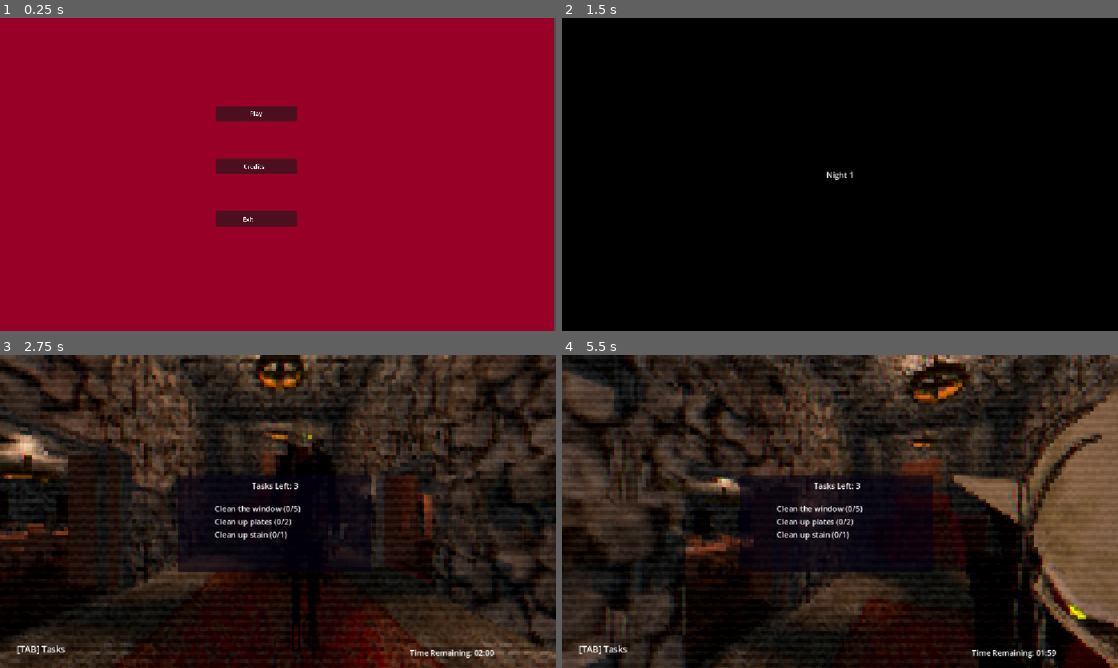
Above: before the commit, frames 1-4 (two rows, left to right).
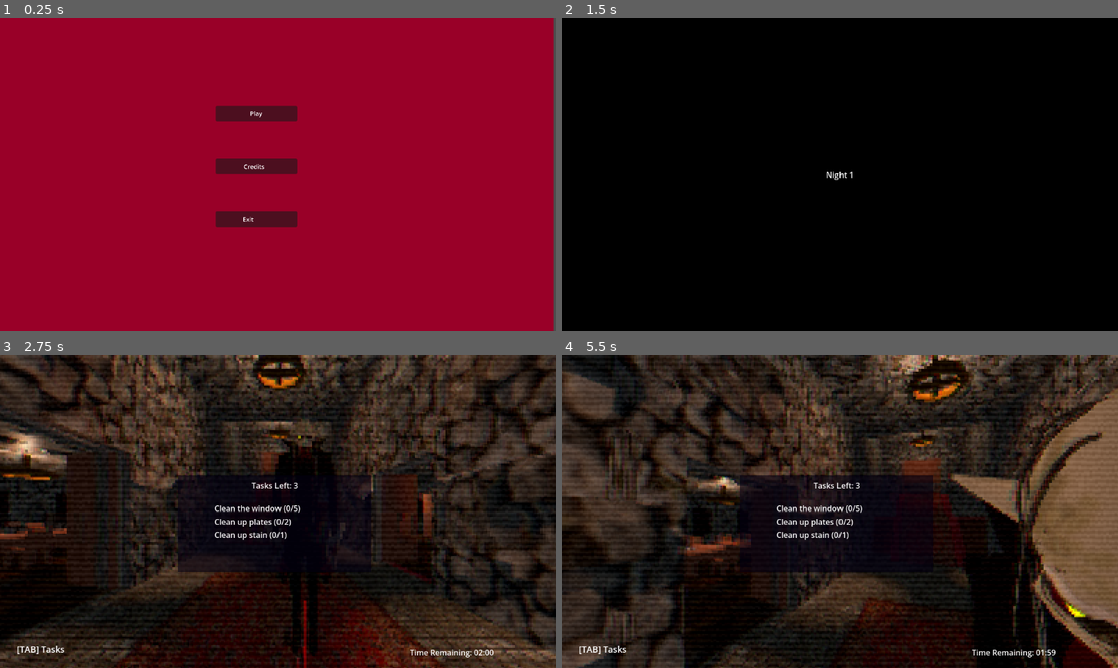
Above: after the commit, the same moments.

Repository: MichaelRRyan/gmtk-2026-countdown
Game: Godot game, scene res://screens/main_menu.tscn
Same seed, same stepped clock (60 frames per second), same inputs: the game is played once before the commit and once after it.
Inputs (mouse positions are in pixels of both pictures, inside the frame that each line leads up to):
- Up to frame 1 (0.25 s): no input
- Up to frame 2 (1.5 s): click "Play" at 0.5 s; tap Enter at 1.25 s; move the mouse to (867, 174) at 1.27 s; press the mouse at (867, 174) at 1.28 s; hold W (move_forward) from 1.28 s (still down)
- Up to frame 3 (2.75 s): keep holding W (move_forward); tap Space (jump) at 1.52, 2, 2.27 s; move the mouse to (250, 511) at 2.02 s; release the mouse at (250, 511) at 2.03 s; tap Tab (show_tasks) at 2.1 s
- Up to frame 4 (5.5 s): keep holding W (move_forward); move the mouse to (851, 505) at 2.77 s; press the mouse at (851, 505) at 2.78 s; move the mouse to (834, 517) at 3.52 s; release the mouse at (834, 517) at 3.53 s; tap Tab (show_tasks) at 3.6, 5.1 s; tap Space (jump) at 3.77, 4.52, 5.27 s; move the mouse to (878, 514) at 4.27 s; press the mouse at (878, 514) at 4.28 s; move the mouse to (795, 508) at 5.02 s; release the mouse at (795, 508) at 5.03 s

The runs differ from the first frame. In frame 1, 0.4% of the frame differs, in the area x 38-100%, y 0-100%; in frame 2, less than 0.1%; in frame 3, 10%, in the area x 0-100%, y 0-100%; in frame 4, 10%.

Commit message:
Added some audio

Diff:
--- /dev/null
+++ b/Audio/audio_players.tscn
@@ -0,0 +1,10 @@
+[gd_scene format=3 uid="uid://cs2nw6lbu83dr"]
+
+[ext_resource type="AudioStream" uid="uid://bwfnlp5eisdrf" path="res://Audio/Ambience/rain.wav" id="1_cjtyo"]
+
+[node name="AudioPlayers" type="Node3D" unique_id=1913657729]
+
+[node name="AudioStreamPlayer" type="AudioStreamPlayer" parent="." unique_id=868426030]
+stream = ExtResource("1_cjtyo")
+volume_db = 10.0
+autoplay = true
--- /dev/null
+++ b/Features/Player/FootstepAudioPlayer/footstep_audio_player.gd
@@ -0,0 +1,46 @@
+extends Node3D
+
+@onready var _wood_footsteps = [
+	preload("res://Audio/SFX/step_wood_0.wav"),
+	preload("res://Audio/SFX/step_wood_1.wav"),
+	preload("res://Audio/SFX/step_wood_2.wav")
+]
+
+@onready var _stone_footsteps = [
+	preload("res://Audio/SFX/step_stone_0.wav"),
+	preload("res://Audio/SFX/step_stone_1.wav"),
+	preload("res://Audio/SFX/step_stone_2.wav")
+]
+
+var is_on_wood_floor = true
+
+
+func play():
+	if $FootstepFrequency.is_stopped():
+		_play_footstep()
+		$FootstepFrequency.start()
+
+
+func stop():
+	$FootstepFrequency.stop()
+
+
+func _on_footstep_frequency_timeout():
+	_play_footstep()
+	$FootstepFrequency.start(randf_range(0.4, 0.6))
+
+
+func _play_footstep():
+	if is_on_wood_floor:
+		$AudioStreamPlayer3D.stream = _wood_footsteps[randi_range(0, 2)]
+	else:
+		$AudioStreamPlayer3D.stream = _stone_footsteps[randi_range(0, 2)]
+
+	$AudioStreamPlayer3D.play()
+
+
+func _on_audio_zone_area_detector_area_entered(area : Area3D):
+	if area.is_in_group("wood_floor"):
+		is_on_wood_floor = true
+	else:
+		is_on_wood_floor = false
--- /dev/null
+++ b/Features/Player/FootstepAudioPlayer/footstep_audio_player.tscn
@@ -0,0 +1,25 @@
+[gd_scene format=3 uid="uid://cpqyrsb0cg511"]
+
+[ext_resource type="Script" uid="uid://dy5rrvtc3qogn" path="res://Features/Player/FootstepAudioPlayer/footstep_audio_player.gd" id="1_ms5td"]
+[ext_resource type="AudioStream" uid="uid://xgmtr7iqwko1" path="res://Audio/SFX/step_wood_0.wav" id="2_26ed5"]
+
+[sub_resource type="SphereShape3D" id="SphereShape3D_btu42"]
+
+[node name="FootstepAudio" type="Node3D" unique_id=945028907]
+script = ExtResource("1_ms5td")
+
+[node name="AudioStreamPlayer3D" type="AudioStreamPlayer3D" parent="." unique_id=874316508]
+stream = ExtResource("2_26ed5")
+volume_db = -10.0
+
+[node name="FootstepFrequency" type="Timer" parent="." unique_id=909849243]
+wait_time = 0.5
+one_shot = true
+
+[node name="AudioZoneAreaDetector" type="Area3D" parent="." unique_id=1836539569]
+
+[node name="CollisionShape3D" type="CollisionShape3D" parent="AudioZoneAreaDetector" unique_id=1558161389]
+shape = SubResource("SphereShape3D_btu42")
+
+[connection signal="timeout" from="FootstepFrequency" to="." method="_on_footstep_frequency_timeout"]
+[connection signal="area_entered" from="AudioZoneAreaDetector" to="." method="_on_audio_zone_area_detector_area_entered"]
--- a/Features/Player/player.gd
+++ b/Features/Player/player.gd
@@ -103,6 +103,11 @@
 
 	move_and_slide()
 
+	if direction.length() > 0 and is_on_floor():
+		$FootstepAudio.play()
+	else:
+		$FootstepAudio.stop()
+
 
 #-------------------------------------------------------------------------------
 func _physics_process(delta: float) -> void:
--- a/Features/Player/player.tscn
+++ b/Features/Player/player.tscn
@@ -2,6 +2,7 @@
 
 [ext_resource type="Script" uid="uid://dn5nxnp1tnk66" path="res://Features/Player/player.gd" id="1_6u40a"]
 [ext_resource type="Script" uid="uid://caxahuta341hq" path="res://Features/Player/HoldableItemManager/holdable_item_manager.gd" id="2_xfr8u"]
+[ext_resource type="PackedScene" uid="uid://cpqyrsb0cg511" path="res://Features/Player/FootstepAudioPlayer/footstep_audio_player.tscn" id="3_efe3q"]
 
 [sub_resource type="CapsuleShape3D" id="CapsuleShape3D_vef74"]
 radius = 0.3
@@ -26,3 +27,5 @@
 [node name="CollisionShape3D" type="CollisionShape3D" parent="." unique_id=1077622134]
 transform = Transform3D(1, 0, 0, 0, 1, 0, 0, 0, 1, 0, 0.75, 0)
 shape = SubResource("CapsuleShape3D_vef74")
+
+[node name="FootstepAudio" parent="." unique_id=945028907 instance=ExtResource("3_efe3q")]
--- /dev/null
+++ b/Levels/Main/audio_zones.tscn
@@ -0,0 +1,43 @@
+[gd_scene format=3 uid="uid://ej8m3siwk3dh"]
+
+[sub_resource type="BoxShape3D" id="BoxShape3D_btu42"]
+size = Vector3(5.661133, 1, 13.734253)
+
+[sub_resource type="BoxShape3D" id="BoxShape3D_domlc"]
+size = Vector3(8.769043, 1, 10.421936)
+
+[sub_resource type="BoxShape3D" id="BoxShape3D_wghp1"]
+size = Vector3(9.1623535, 1, 14.478577)
+
+[sub_resource type="BoxShape3D" id="BoxShape3D_hlqrd"]
+size = Vector3(8.686523, 1, 19.383034)
+
+[node name="AudioZones" type="Node3D" unique_id=1441628413]
+
+[node name="EntryWay" type="Area3D" parent="." unique_id=2050142723 groups=["stone_floor"]]
+transform = Transform3D(1, 0, 0, 0, 1, 0, 0, 0, 1, 0, 0, 3.4212737)
+
+[node name="CollisionShape3D" type="CollisionShape3D" parent="EntryWay" unique_id=1325264924]
+transform = Transform3D(1, 0, 0, 0, 1, 0, 0, 0, 1, 0, 0, 0.20806885)
+shape = SubResource("BoxShape3D_btu42")
+
+[node name="EntryWay2" type="Area3D" parent="." unique_id=214472881 groups=["stone_floor"]]
+transform = Transform3D(1, 0, 0, 0, 1, 0, 0, 0, 1, 0, -1, -6.5787263)
+
+[node name="CollisionShape3D" type="CollisionShape3D" parent="EntryWay2" unique_id=2006314380]
+transform = Transform3D(1, 0, 0, 0, 1, 0, 0, 0, 1, -1.5539551, 0, -2.1385188)
+shape = SubResource("BoxShape3D_domlc")
+
+[node name="DiningRoom" type="Area3D" parent="." unique_id=762121785 groups=["wood_floor"]]
+transform = Transform3D(1, 0, 0, 0, 1, 0, 0, 0, 1, -7.6570854, 0, 0.017281532)
+
+[node name="CollisionShape3D" type="CollisionShape3D" parent="DiningRoom" unique_id=1344847412]
+transform = Transform3D(1, 0, 0, 0, 1, 0, 0, 0, 1, 0, 0, 0.5802307)
+shape = SubResource("BoxShape3D_wghp1")
+
+[node name="LivingRoomOffice" type="Area3D" parent="." unique_id=1455450580 groups=["wood_floor"]]
+transform = Transform3D(1, 0, 0, 0, 1, 0, 0, 0, 1, 7.7030516, 0, -3.6822524)
+
+[node name="CollisionShape3D" type="CollisionShape3D" parent="LivingRoomOffice" unique_id=569048363]
+transform = Transform3D(1, 0, 0, 0, 1, 0, 0, 0, 1, -0.23791504, 0, 0.33053207)
+shape = SubResource("BoxShape3D_hlqrd")
--- a/project.godot
+++ b/project.godot
@@ -17,8 +17,12 @@
 
 [display]
 
-window/stretch/mode="canvas_items"
-window/stretch/aspect="expand"
+window/stretch/mode="viewport"
+
+[global_group]
+
+wood_floor=""
+stone_floor=""
 
 [input]
 
Not shown, added: Audio/Ambience/rain.wav.import
Not shown, added: Audio/SFX/step_stone_0.wav.import
Not shown, added: Audio/SFX/step_stone_1.wav.import
Not shown, added: Audio/SFX/step_stone_2.wav.import
Not shown, added: Audio/SFX/step_wood_0.wav.import
Not shown, added: Audio/SFX/step_wood_1.wav.import
Not shown, added: Audio/SFX/step_wood_2.wav.import
Not shown, added: Features/Player/FootstepAudioPlayer/footstep_audio_player.gd.uid
Not shown, added: Audio/Ambience/rain.wav
Not shown, added: Audio/SFX/step_stone_0.wav
Not shown, added: Audio/SFX/step_stone_1.wav
Not shown, added: Audio/SFX/step_stone_2.wav
(and 3 more such lines)
